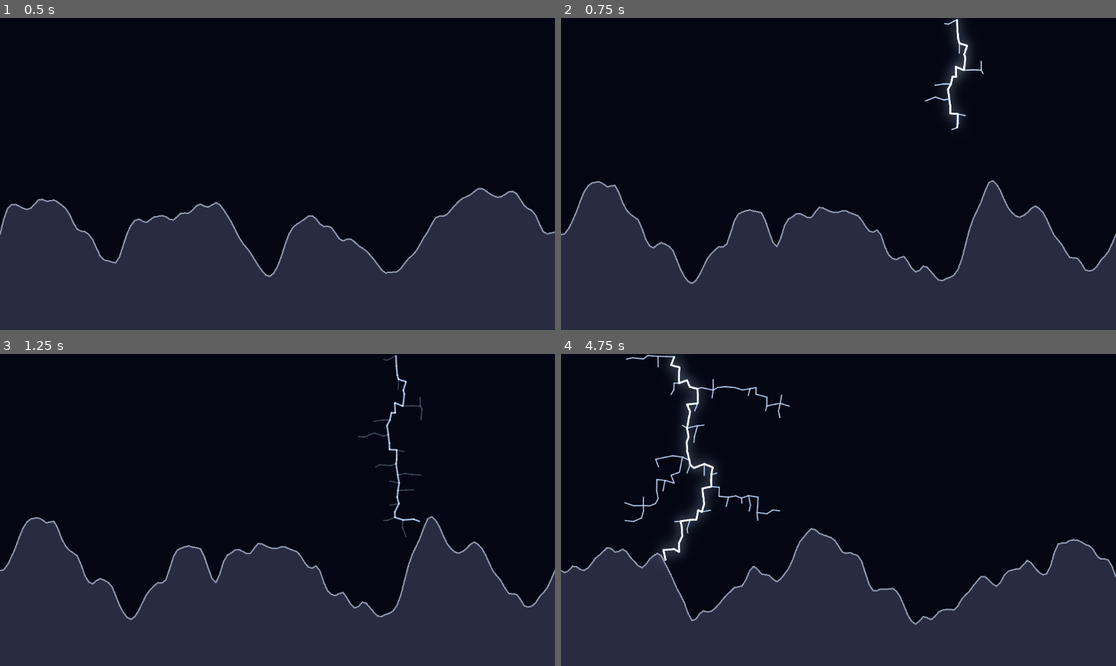
Above: before the commit, frames 1-4 (two rows, left to right).
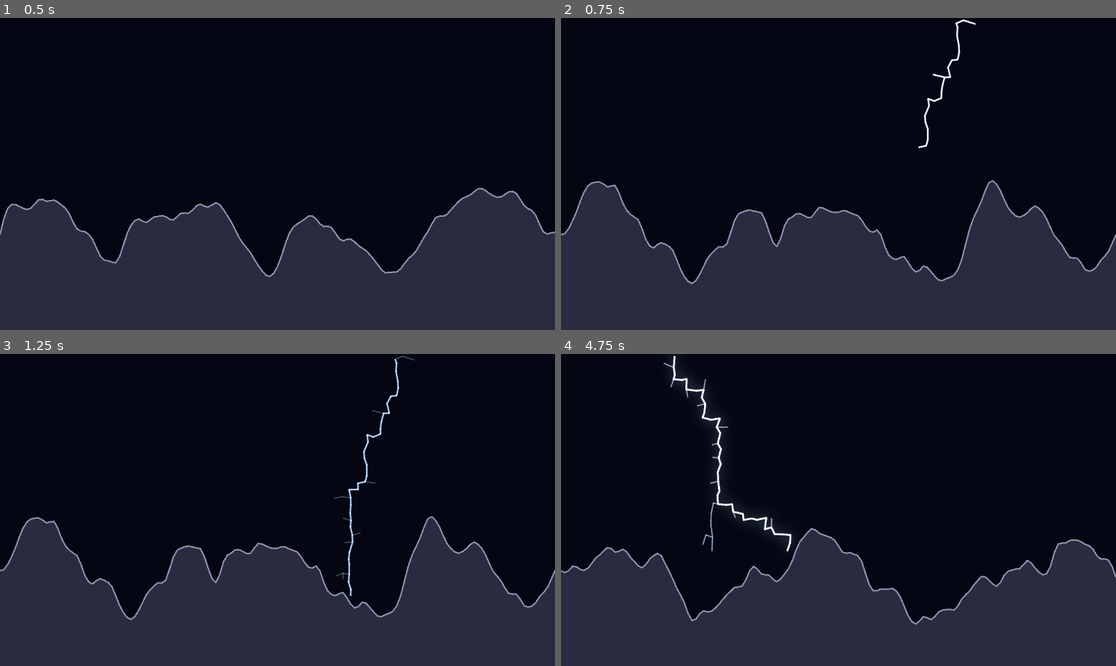
Above: after the commit, the same moments.

Repository: choe050919/lightning-sim
Game: Godot game, scene res://scenes/main.tscn
Two runs of this game, one before a commit and one after it. Both use one fixed random seed, a clock stepped at 60 frames per second and the inputs below.
Inputs (mouse positions are in pixels of both pictures, inside the frame that each line leads up to):
- Up to frame 1 (0.5 s): no input
- Up to frame 2 (0.75 s): tap Enter at 0.5 s; move the mouse to (960, 158) at 0.52 s; hold Right from 0.53 s (still down); tap R at 0.6 s; click (960, 158) at 0.67 s
- Up to frame 3 (1.25 s): keep holding Right
- Up to frame 4 (4.75 s): move the mouse to (727, 525) at 1.27 s; release Right at 1.28 s; hold Down 1.28-2.03 s; tap R every 0.75 s from 1.35 to 4.35 s; click (727, 525) at 1.42 s; move the mouse to (894, 441) at 2.02 s; hold Right 2.03-2.78 s; click (894, 441) at 2.17 s; move the mouse to (810, 572) at 2.77 s; hold Up 2.78-3.53 s; click (810, 572) at 2.92 s; move the mouse to (1005, 556) at 3.52 s; hold Left from 3.53 s (still down); click (1005, 556) at 3.67 s; move the mouse to (672, 463) at 4.27 s; click (672, 463) at 4.42 s

Frame 1 is identical in both runs. In frame 2, 1.0% of the frame differs, in the area x 64-77%, y 0-42%; in frame 3, 0.9%; in frame 4, 2.6%, in the area x 11-42%, y 0-67%.

Commit message:
Real-time leader growth with return-stroke flash
- Spread bolt growth across frames (_process) instead of one synchronous
  strike(): the leader descends live, no click hitch
- Return-stroke model: faint uniform leader while growing, then the main
  channel flashes to full brightness on ground contact (settle_time), with a
  smooth ramp that avoids an abrupt glow pop
- Assign jitter per node as it's added (stable during growth)
- Tune defaults: eta 2->4 (sparser, cleaner branches), steps_per_frame 4->6

Co-Authored-By: Claude Opus 4.8 <noreply@anthropic.com>

Diff:
--- a/src/lightning/lightning.gd
+++ b/src/lightning/lightning.gd
@@ -5,7 +5,7 @@
 ## 격자에서 ∇²φ=0 을 SOR로 풀어 전위장을 구하고,
 ## 채널에 인접한 빈 셀들을 p ∝ φ^η 확률로 하나씩 추가해 가지를 키운다.
 ##   - 채널/시작점(구름) = φ=0,  도착 경계(지형 표면 아래) = φ=1
-##   - strike() 한 번에 전체 경로를 계산한 뒤, 성장 순서대로 그리며 애니메이션.
+##   - strike()는 격자만 세팅하고, _process에서 프레임마다 조금씩 성장시킨다(실시간 리더).
 ##
 ## 좌클릭 → 클릭한 x 위치 상단에서 방전 시작.
 
@@ -23,8 +23,8 @@
 @export_group("Growth")
 ## 격자 셀 크기(px). 작을수록 디테일↑·계산량↑.
 @export_range(4.0, 48.0, 1.0) var cell_size := 16.0
-## 성장 지수 η. 1≈잔가지 많고 뭉툭, 2~4≈필라멘트/직선적(번개다움).
-@export_range(0.0, 6.0, 0.1) var eta := 2.0
+## 성장 지수 η. 낮으면 잔가지 많고 뭉툭, 높을수록 끝단 집중·직선적. 4 근처가 번개다움.
+@export_range(0.0, 6.0, 0.1) var eta := 4.0
 ## 안전용 최대 성장 스텝 수.
 @export var max_growth_steps := 2000
 
@@ -45,12 +45,16 @@
 @export_range(0.0, 1.0) var branch_brightness := 0.35
 ## 곁가지 굵기 배수(bolt_width 기준).
 @export_range(0.0, 1.0) var branch_width := 0.5
+## 성장 중 리더 밝기 배수(1=풀 밝기 균일 리더, 낮을수록 리더는 희미하고 지면 도달 때 주채널이 번쩍).
+@export_range(0.0, 1.0) var leader_brightness := 0.45
 ## 노드를 셀 안에서 무작위로 흔드는 정도(0=격자 정렬, 1=±반 셀). 격자 계단을 깨 유기적으로.
 @export_range(0.0, 1.0) var jitter := 0.6
-## 한 프레임에 드러낼 선분 수(성장 애니메이션 속도).
-@export var reveal_per_frame := 8
+## 한 프레임에 진행할 성장 스텝 수(번개가 자라는 속도). 크면 더 빠르게(번쩍).
+@export var steps_per_frame := 6
 ## 완전히 드러난 뒤 사라지는 데 걸리는 시간(초).
 @export var fade_time := 0.6
+## 지면 도달 후 귀환뇌격 전환(주채널 번쩍·곁가지 정착)에 걸리는 시간(초).
+@export var settle_time := 0.12
 
 var _gw := 0
 var _gh := 0
@@ -65,8 +69,9 @@
 var _jitter := {} # 셀 idx -> 무작위 오프셋(Vector2)
 
 var _phase := Phase.IDLE
-var _revealed := 0
 var _fade := 1.0
+var _steps := 0 # 누적 성장 스텝(상한 체크용)
+var _struck := 0.0 # 귀환뇌격 전환 정도(0=성장 중 리더, 1=주채널 번쩍 완료)
 
 func _unhandled_input(event: InputEvent) -> void:
 	if event is InputEventMouseButton:
@@ -86,16 +91,10 @@
 	_seg_a = PackedInt32Array()
 	_seg_b = PackedInt32Array()
 	_strike_idx = -1
-	var steps := 0
-	while steps < max_growth_steps:
-		if not _grow_one():
-			break
-		for _i in solve_iterations_per_step:
-			_sor_sweep()
-		steps += 1
-	_trace_main()
-	_build_jitter()
-	_revealed = 0
+	_main = {}
+	_jitter = {}
+	_steps = 0
+	_struck = 0.0
 	_fade = 1.0
 	_phase = Phase.GROWING
 	queue_redraw()
@@ -201,6 +200,8 @@
 		parent = chosen
 	_seg_a.append(parent)
 	_seg_b.append(chosen)
+	_ensure_jitter(parent)
+	_ensure_jitter(chosen)
 	if hit_target:
 		_strike_idx = chosen
 	return not hit_target
@@ -253,30 +254,21 @@
 	var off: Vector2 = _jitter.get(idx, Vector2.ZERO)
 	return _cell_center(idx) + off
 
-## 경로의 각 노드에 셀 안 무작위 오프셋을 한 번 배정한다(같은 노드는 한 오프셋 → 연결 유지).
-func _build_jitter() -> void:
-	_jitter = {}
+## 노드에 셀 안 무작위 오프셋을 한 번 배정한다(없을 때만 → 연결 유지·성장 중 위치 고정).
+func _ensure_jitter(idx: int) -> void:
+	if _jitter.has(idx):
+		return
 	var h := jitter * cell_size * 0.5
-	if h <= 0.0:
-		return
-	for k in _seg_b.size():
-		var a := _seg_a[k]
-		var b := _seg_b[k]
-		if not _jitter.has(a):
-			_jitter[a] = Vector2(randf_range(-h, h), randf_range(-h, h))
-		if not _jitter.has(b):
-			_jitter[b] = Vector2(randf_range(-h, h), randf_range(-h, h))
+	_jitter[idx] = Vector2(randf_range(-h, h), randf_range(-h, h)) if h > 0.0 else Vector2.ZERO
 
 # --- 애니메이션 / 렌더 --------------------------------------------------------
 
 func _process(delta: float) -> void:
 	if _phase == Phase.GROWING:
-		_revealed += reveal_per_frame
-		if _revealed >= _seg_b.size():
-			_revealed = _seg_b.size()
-			_phase = Phase.FADING
+		_grow_step()
 		queue_redraw()
 	elif _phase == Phase.FADING:
+		_struck = minf(1.0, _struck + delta / maxf(settle_time, 0.001))
 		_fade -= delta / maxf(fade_time, 0.01)
 		if _fade <= 0.0:
 			_fade = 0.0
@@ -285,8 +277,20 @@
 			_seg_b = PackedInt32Array()
 			_main = {}
 			_jitter = {}
-			_revealed = 0
+			_struck = 0.0
 		queue_redraw()
+
+## 한 프레임 분량(steps_per_frame)만큼 성장시킨다. 끝나면 주채널 추적 후 FADING.
+func _grow_step() -> void:
+	for _i in steps_per_frame:
+		if _steps >= max_growth_steps or not _grow_one():
+			_trace_main()
+			_phase = Phase.FADING
+			_fade = 1.0
+			return
+		_steps += 1
+		for _j in solve_iterations_per_step:
+			_sor_sweep()
 
 func _draw() -> void:
 	if _seg_b.is_empty():
@@ -294,12 +298,14 @@
 	# 코어를 HDR(밝기>1)로 그려 글로우가 굵기를 만들게 한다.
 	# 주채널은 밝고 굵게, 곁가지는 어둡고 가늘게.
 	var a := _fade if _phase == Phase.FADING else 1.0
-	var main_col := Color(bolt_color.r * brightness, bolt_color.g * brightness, bolt_color.b * brightness, a)
-	var bb := brightness * branch_brightness
-	var branch_col := Color(bolt_color.r * bb, bolt_color.g * bb, bolt_color.b * bb, a)
-	var branch_w := bolt_width * branch_width
-	var count := mini(_revealed, _seg_b.size())
-	for k in count:
+	# 성장 중(_struck=0)엔 주채널·곁가지 모두 leader_brightness로 희미하게(리더),
+	# 지면 도달 후 _struck가 차오르며 주채널은 풀 밝기로 번쩍, 곁가지는 branch_brightness로 정착.
+	var main_f := brightness * lerpf(leader_brightness, 1.0, _struck)
+	var branch_f := brightness * lerpf(leader_brightness, branch_brightness, _struck)
+	var main_col := Color(bolt_color.r * main_f, bolt_color.g * main_f, bolt_color.b * main_f, a)
+	var branch_col := Color(bolt_color.r * branch_f, bolt_color.g * branch_f, bolt_color.b * branch_f, a)
+	var branch_w := bolt_width * lerpf(1.0, branch_width, _struck)
+	for k in _seg_b.size():
 		if _main.has(_seg_b[k]):
 			draw_line(_node_pos(_seg_a[k]), _node_pos(_seg_b[k]), main_col, bolt_width, true)
 		else:
